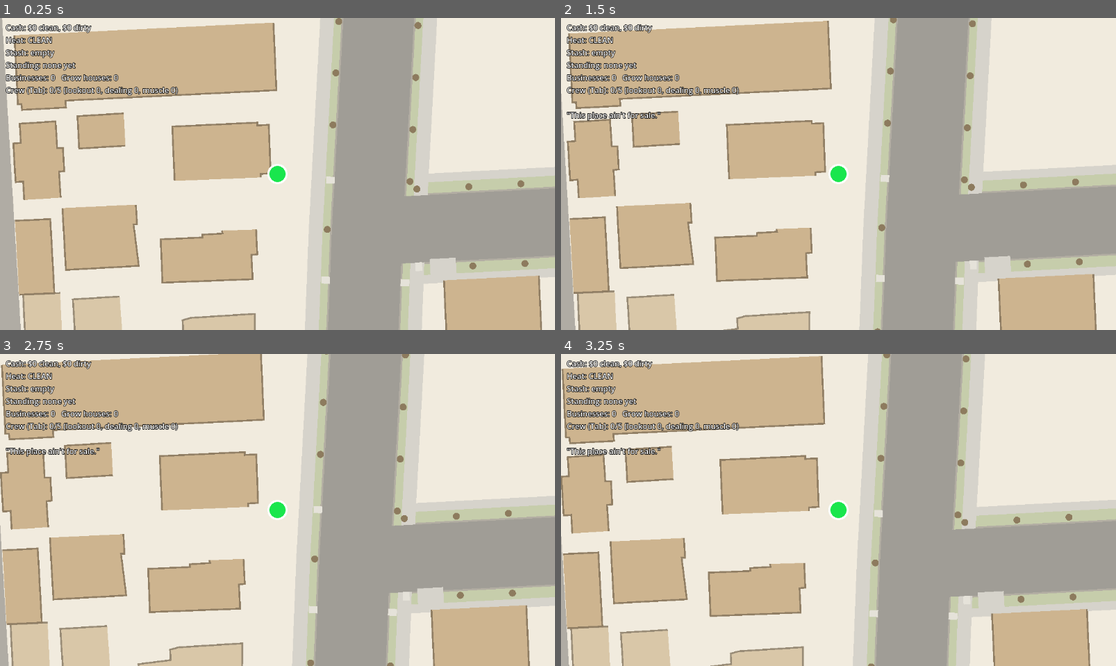
Above: before the commit, frames 1-4 (two rows, left to right).
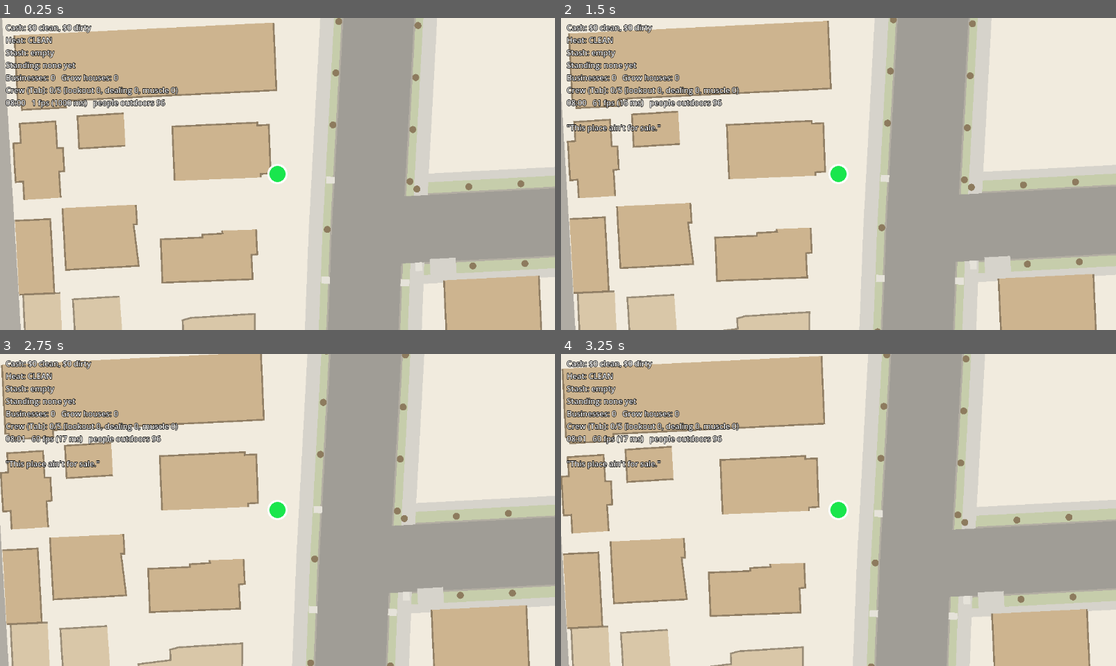
Above: after the commit, the same moments.

Repository: philippkasharov-bit/ganstoid
Game: Godot game, scene res://scenes/main.tscn
The game is run twice, just before and just after one commit, with the same random seed, the same clock (stepped at 60 frames per second) and the same inputs.
Inputs (mouse positions are in pixels of both pictures, inside the frame that each line leads up to):
- Up to frame 1 (0.25 s): no input
- Up to frame 2 (1.5 s): tap Enter (ui_accept) at 0.5, 0.77 s; move the mouse to (960, 158) at 0.52 s; hold Right (ui_right) 0.53-1.28 s; tap B (buy_business) at 0.6 s; click (960, 158) at 0.67 s; move the mouse to (727, 189) at 1.27 s; hold Down (ui_down) from 1.28 s (still down); tap G (crew_deal) at 1.35 s
- Up to frame 3 (2.75 s): tap Enter (ui_accept) at 1.52 s; move the mouse to (333, 441) at 2.02 s; release Down (ui_down) at 2.03 s; hold Right (ui_right) from 2.03 s (still down); tap V (crew_driver) at 2.1 s
- Up to frame 4 (3.25 s): move the mouse to (810, 572) at 2.77 s; release Right (ui_right) at 2.78 s; hold Up (ui_up) from 2.78 s (still down); tap M (crew_muscle) at 2.85 s; click (810, 572) at 2.92 s; tap Enter (ui_accept) at 3.02 s

The runs differ from the first frame. In frame 1, 0.4% of the frame differs, in the area x 1-30%, y 26-29%; in frame 2, 1.0%; in frame 3, 1.0%; in frame 4, 1.0%, in the area x 1-30%, y 26-37%.

Commit message:
P0 frame rate fix + launcher window
Frame rate (found by debug/perf_main.gd, a new frame-cost probe):
- CityNav.is_ready() ran a ~1 ms closest-point probe per loaded navmesh tile on
  EVERY sim tick and EVERY HUD frame: about 30 ms per tick and 36 ms per frame
  (introduced with the Godot 4.7 upgrade). Now latched once the streets are ready.
- Synced navmesh maps are put to sleep (still answer queries): -1.7 ms per physics frame.
- HUD text rebuilt 4 times a second, not every frame; it now also shows the game
  clock, fps and how many people are outdoors.
- Civilian route planning: one query every other tick.
Sandbox (software renderer): 294 ms -> 58 ms per frame at street zoom.

Launcher: launcher.ps1 (window: Play / Play without update / full screen / last-run
error count / open log) on top of a rewritten update.ps1 that skips the download when
already up to date and MIRRORS core, data, debug, scenes, tools. The old updater only
copied, so navmesh tiles deleted from the repo stayed on the PC and were still loaded.
34/34 checks pass.

Co-Authored-By: Claude Fable 5.2 <noreply@anthropic.com>
Claude-Session: https://claude.ai/code/session_0181CUZ9xueroR9pN7WCQFBM

Diff:
--- a/core/city/city_nav.gd
+++ b/core/city/city_nav.gd
@@ -21,6 +21,7 @@
 			if f.begins_with("alley_"):
 				NavigationServer2D.region_set_travel_cost(_loaded[f], v)
 		# (loaded regions pick the new cost up at the map's next background sync)
+var _ready_latched := false   # true from the first successful is_ready() until the tiles change
 var _tiles := {}    # file -> Rect2
 var _loaded := {}   # file -> region RID
 var _changed_at := -1   # AR0 (Godot 4.7): map iteration id when tiles last changed; the map syncs in the background
@@ -60,6 +61,8 @@
 			_loaded.erase(f)
 			changed = true
 	if changed:
+		_ready_latched = false
+		NavigationServer2D.map_set_active(map, true)
 		_changed_at = NavigationServer2D.map_get_iteration_id(map)
 	return changed
 
@@ -68,6 +71,8 @@
 ## answers a closest-point probe from inside itself. Until then paths and
 ## closest points can come back empty.
 func is_ready() -> bool:
+	if _ready_latched:
+		return true   # asked every frame and every sim tick: the probes below cost ~1 ms per tile
 	for f in _loaded:
 		if NavigationServer2D.region_get_iteration_id(_loaded[f]) == 0:
 			return false
@@ -77,6 +82,11 @@
 		var t: Rect2 = _tiles[f]
 		if NavigationServer2D.map_get_closest_point(map, t.get_center()).distance_to(t.get_center()) > t.size.x * 0.75:
 			return false
+	_ready_latched = true
+	# Synced: put the map to sleep. An active map costs ~1 ms of every physics
+	# frame even when nothing changes; a sleeping one still answers path and
+	# closest-point queries. focus() wakes it when tiles change.
+	NavigationServer2D.map_set_active(map, false)
 	return true
 
 func loaded_count() -> int:
--- a/core/render/hud.gd
+++ b/core/render/hud.gd
@@ -14,6 +14,8 @@
 ## Batch 14: how long a StreetTalk line stays on screen, in real seconds.
 const MESSAGE_SECONDS := 4.0
 var _seen_serial := 0
+var _refresh_in := 0.0
+const REFRESH_SECONDS := 0.25
 var _message_time_left := 0.0
 
 func _ready() -> void:
@@ -32,6 +34,11 @@
 	if SimNav.active == null or not SimNav.active.is_ready():
 		text = "Loading the streets of the city..."
 		return
+	_refresh_in -= delta
+	if _refresh_in > 0.0:
+		return   # the text walks every building twice: four times a second is plenty
+	_refresh_in = REFRESH_SECONDS
+	delta = REFRESH_SECONDS
 	var player: Entity = _world.entities.get(&"player")
 	if player == null:
 		text = ""
@@ -46,6 +53,7 @@
 		"Businesses: %d   Grow houses: %d" % [BusinessSystem.count_owned(_world), ProductionSystem.count_grow_houses(_world)],
 		"Crew (Tab): %d/%d (lookout %d, dealing %d, muscle %d%s)" % [state.crew_ids.size(), CrewSystem.MAX_CREW, CrewSystem.c …(263 unchanged characters)…
 	])
+	text += "\n%s   %d fps (%.0f ms)   people outdoors %d" % [_clock(), Engine.get_frames_per_second(), 1000.0 / maxf(Engine.get_frames_per_second(), 1.0), _outdoors()]
 	if not state.pending_deal.is_empty():
 		text += "\nDealing... %ds" % ceili(state.pending_deal["ticks_left"] / 60.0)
 	if state.message_serial != _seen_serial:
@@ -54,6 +62,17 @@
 	if _message_time_left > 0.0:
 		_message_time_left -= delta
 		text += "\n\n\"%s\"" % state.last_message
+
+func _clock() -> String:
+	var hours := SimClock.day_fraction(_world.tick) * 24.0
+	return "%02d:%02d" % [int(hours), int(fmod(hours, 1.0) * 60.0)]
+
+## People on the street right now (indoors ones are not drawn).
+func _outdoors() -> int:
+	var n := 0
+	for e in _world.get_entities_with_component(ComponentNames.NPC).values():
+		n += int(not e.get_component(ComponentNames.NPC).indoors)
+	return n
 
 func _format_inventory(inventory: Dictionary) -> String:
 	var parts: PackedStringArray = []
--- a/core/sim/sim_nav.gd
+++ b/core/sim/sim_nav.gd
@@ -16,6 +16,7 @@
 ## A route query costs about 2 ms. Civilians share this many per tick; cops, crew
 ## and dealers (layer "full") are never made to wait.
 const PUBLIC_PLANS_PER_TICK := 1
+const PUBLIC_PLAN_EVERY_TICKS := 2   # a 5-10 ms query every tick is half a frame; every other tick leaves room
 const MAX_LANE_M := 0.35   # under the 0.4 m the navmesh keeps from every wall
 const UNREACHED_M := 2.0   # a route ending further than this from its goal did not get there
 
@@ -86,7 +87,9 @@
 
 ## Called once per sim tick: refills the civilians' route-planning ration.
 func new_tick() -> void:
-	_public_plans_left = PUBLIC_PLANS_PER_TICK
+	_ticks += 1
+	if _ticks % PUBLIC_PLAN_EVERY_TICKS == 0:
+		_public_plans_left = PUBLIC_PLANS_PER_TICK
 
 func _is_short(pos: Vector2, goal: Vector2) -> bool:
 	return pos.distance_to(goal) <= SHORT_M and collision.line_clear(pos, goal, LINE_RADIUS_M)
@@ -96,6 +99,7 @@
 	return collision.slide(from, delta)
 
 var _public_plans_left := PUBLIC_PLANS_PER_TICK
+var _ticks := 0
 var slowest_plan_usec := 0
 var slowest_plan_what := ""
 var plans_made := 0    # perf counters (verify_sim_perf): routes planned, and how many needed the navmesh
--- /dev/null
+++ b/debug/perf_main.gd
@@ -0,0 +1,39 @@
+## Frame-cost probe for the game scene (not a check): loads scenes/main.tscn, waits
+## for the streets, then reports frame time and draw load at several zooms.
+## Run: godot --rendering-driver opengl3 --path . -s debug/perf_main.gd [-- --frames=120]
+extends SceneTree
+
+func _initialize() -> void:
+	var main: Node = load("res://scenes/main.tscn").instantiate()
+	root.add_child(main)
+	_run(main)
+
+func _run(main: Node) -> void:
+	var t0 := Time.get_ticks_msec()
+	while SimNav.active == null or not SimNav.active.is_ready():
+		await process_frame
+	print("streets ready after %d ms; nodes %d" % [Time.get_ticks_msec() - t0, Performance.get_monitor(Performance.OBJECT_NODE_COUNT)])
+	var cam: Camera2D = main.get_node("Camera2D")
+	for zoom in [12.0, 5.0, 2.0, 0.6]:
+		cam.zoom = Vector2.ONE * zoom
+		for i in 10:
+			await process_frame
+		var worst := 0.0
+		var total := 0.0
+		var script_ms := 0.0
+		var physics_ms := 0.0
+		var frames := 90
+		for i in frames:
+			var t := Time.get_ticks_usec()
+			await process_frame
+			var ms := (Time.get_ticks_usec() - t) / 1000.0
+			total += ms
+			worst = maxf(worst, ms)
+			script_ms += Performance.get_monitor(Performance.TIME_PROCESS) * 1000.0
+			physics_ms += Performance.get_monitor(Performance.TIME_PHYSICS_PROCESS) * 1000.0
+		print("zoom %4.1f px/m: frame %.1f ms avg, %.1f worst | scripts %.2f ms, sim %.2f ms | draw calls %d, primitives %d, canvas items drawn %d" % [
+			zoom, total / frames, worst, script_ms / frames, physics_ms / frames,
+			Performance.get_monitor(Performance.RENDER_TOTAL_DRAW_CALLS_IN_FRAME),
+			Performance.get_monitor(Performance.RENDER_TOTAL_PRIMITIVES_IN_FRAME),
+			Performance.get_monitor(Performance.RENDER_TOTAL_OBJECTS_IN_FRAME)])
+	quit()
Not shown, changed: Play Ganstoid.bat
Not shown, added: launcher.ps1
Not shown, changed: update.ps1
